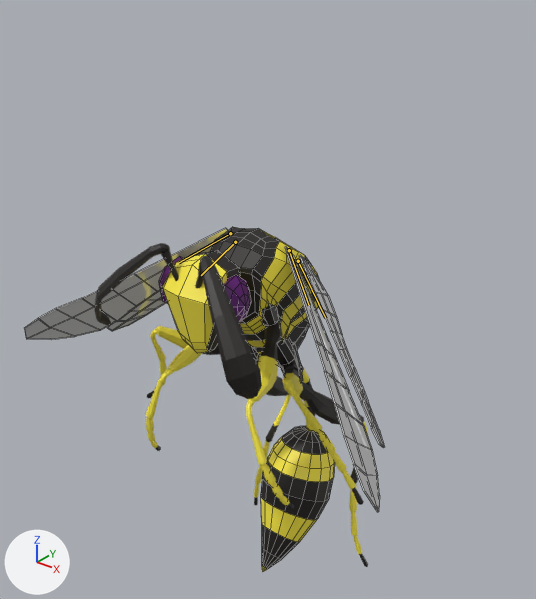
What one commit did to the FBX model Arachinator/Assets/Models/Wasp.fbx.
The view is the same before and after, from a 50 mm lens placed at (6.61, -6.04, 10.74), pointed at (-0.18, 2.44, 5.49). The axes (+X, +Y, +Z) are drawn at lower left. The lights are the same throughout. Both versions are drawn at frame 33 of the action 'Wasp|TakeOff'; the numbers are the values there. The bones that change are drawn over the model as lines. Mesh edges are drawn as thin lines on the coarser meshes.

In view in the first picture: 'Abdomen', 'Antenna.L', 'Antenna.L.001', 'Eye.L', 'Femur.L.001', 'Femur.L.003', 'Head', 'Thorax', 'Wing.L.001', 'Wing.L.002', 'Wing.R.001', 'Wing.R.002'.
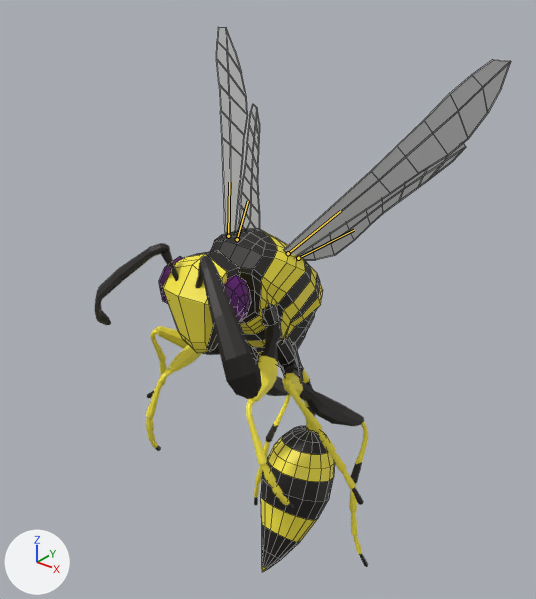
Edits to the bpy script that builds the scene:
```text
Change bone_wing_r_001:
    where bone_wing_r_001 = bpy.data.objects['Wasp'].pose.bones['Wing.R.001']  # child of 'Body'
    bone_wing_r_001.location: (0.0, 0.01, 0.02) -> (0.0, 0.02, -0.03)
    bone_wing_r_001.rotation_quaternion: (0.923, -0.385, 0.0, 0.0) -> (0.86, 0.51, 0.0, 0.0)  # degrees (-45, 0, 0) -> degrees (61, 0, 0)
Change bone_wing_r_002:
    where bone_wing_r_002 = bpy.data.objects['Wasp'].pose.bones['Wing.R.002']  # child of 'Body'
    bone_wing_r_002.location: (0.0, -0.01, -0.02) -> (0.01, -0.02, 0.03)
    bone_wing_r_002.rotation_quaternion: (0.923, -0.359, -0.138, 0.0) -> (0.86, 0.476, 0.183, 0.0)  # degrees (-43, -15, 6) -> degrees (60, 18, 11)
Change bone_wing_l_001:
    where bone_wing_l_001 = bpy.data.objects['Wasp'].pose.bones['Wing.L.001']  # child of 'Body'
    bone_wing_l_001.location: (0.0, 0.01, 0.02) -> (0.0, 0.02, -0.03)
    bone_wing_l_001.rotation_quaternion: (0.927, -0.375, 0.0, 0.0) -> (0.875, 0.485, 0.0, 0.0)  # degrees (-44, 0, 0) -> degrees (58, 0, 0)
Change bone_wing_l_002:
    where bone_wing_l_002 = bpy.data.objects['Wasp'].pose.bones['Wing.L.002']  # child of 'Body'
    bone_wing_l_002.location: (0.0, -0.01, -0.02) -> (-0.01, -0.02, 0.03)
    bone_wing_l_002.rotation_quaternion: (0.927, -0.35, 0.135, 0.0) -> (0.875, 0.452, -0.174, 0.0)  # degrees (-42, 14, -6) -> degrees (56, -18, -10)
```

What differs and where, as boxes [x1, y1, x2, y2] in the pictures (536 x 599 px):
'Wing.L.001', posed (139% wider, 26% shorter)
    before: [285, 246, 380, 512]
    after: [283, 59, 511, 256]
'Wing.R.001', posed
    before: [24, 228, 228, 340]
    after: [216, 27, 248, 233]
'Thorax', posed
    before: [210, 227, 320, 368]
    after: [210, 228, 323, 368]
'Wing.L.002', posed (97% wider, 39% shorter)
    before: [299, 255, 384, 448]
    after: [298, 143, 466, 260]
'Wing.R.002', posed
    before: [107, 291, 165, 331]
    after: [238, 104, 260, 230]
bone 'Wing.R.001', root to tip
    before: (230, 233) to (179, 262)
    after: (228, 236) to (229, 182)
bone 'Wing.R.002', root to tip
    before: (235, 242) to (201, 275)
    after: (237, 239) to (248, 201)
bone 'Wing.L.001', root to tip
    before: (289, 250) to (309, 305)
    after: (288, 253) to (340, 211)
bone 'Wing.L.002', root to tip
    before: (298, 261) to (325, 318)
    after: (298, 258) to (354, 230)
